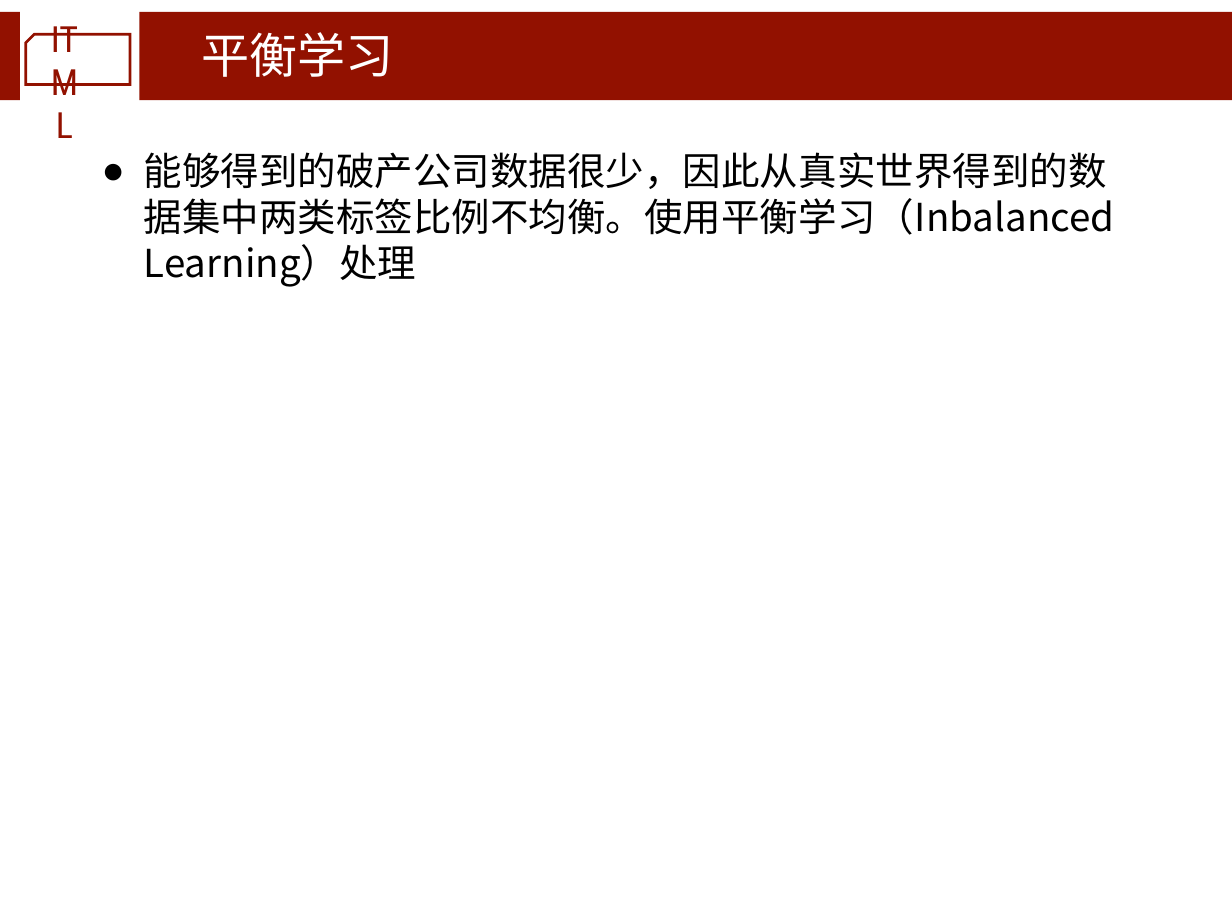
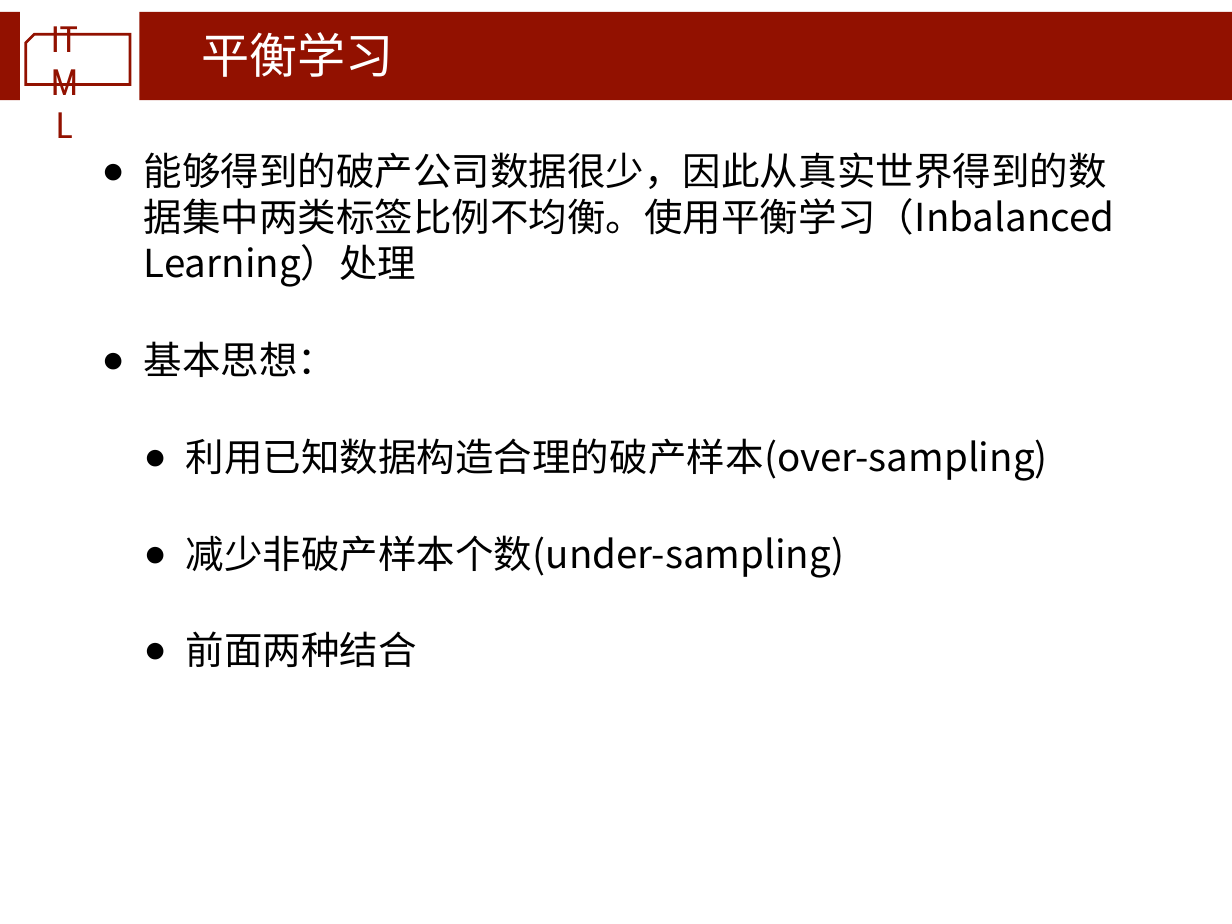
Before and after one commit to zhou-yuhan/Bankrupt-Prediction, a slide deck: slide 17 of 课程项目最终报告.pptx. Drawn at 1232x924 pixels with LibreOffice and Linux fonts; fonts in the diff are those of the drawing; background and template pictures are left out. Boxes give left, top, right and bottom in pixels: in the first picture for what was removed or moved away, otherwise in the second. Text is boxed around its words. In the diff, an @@ line names an element or a change of style, - is before the commit and + after.

```diff
--- a/课程项目最终报告.pptx
+++ b/课程项目最终报告.pptx
@@ text at (144, 341, 1048, 667): paragraphs added @@
+● 基本思想：
+  ● 利用已知数据构造合理的破产样本(over-sampling)
+  ● 减少非破产样本个数(under-sampling)
+  ● 前面两种结合
```
Also in this commit, not shown: 15 slides added, 4 other files.
